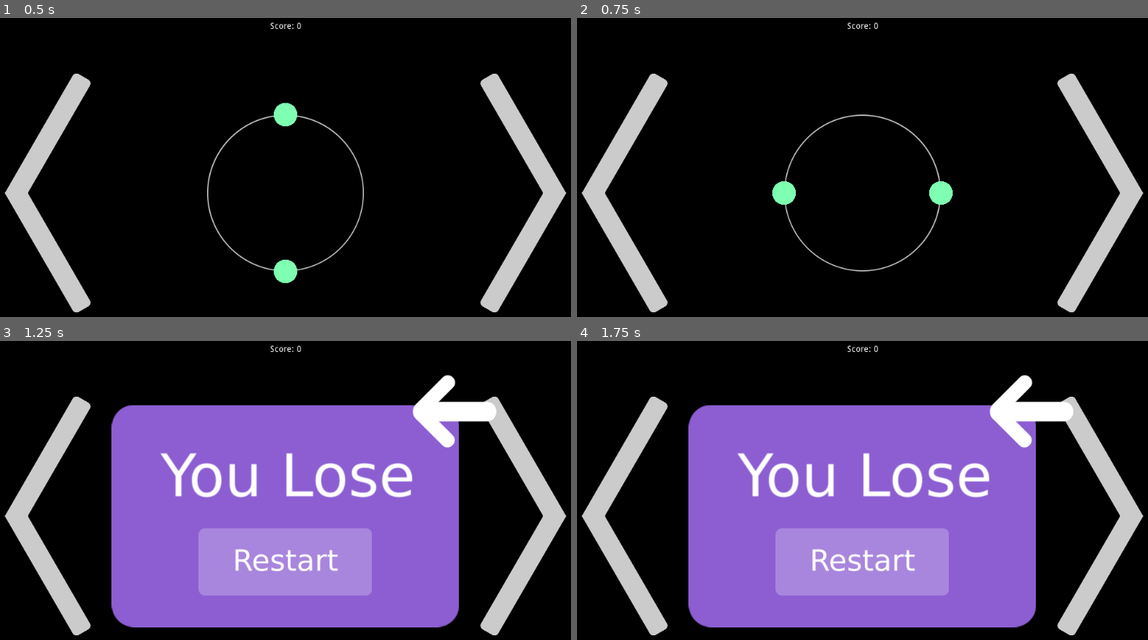
Above: before the commit, frames 1-4 (two rows, left to right).
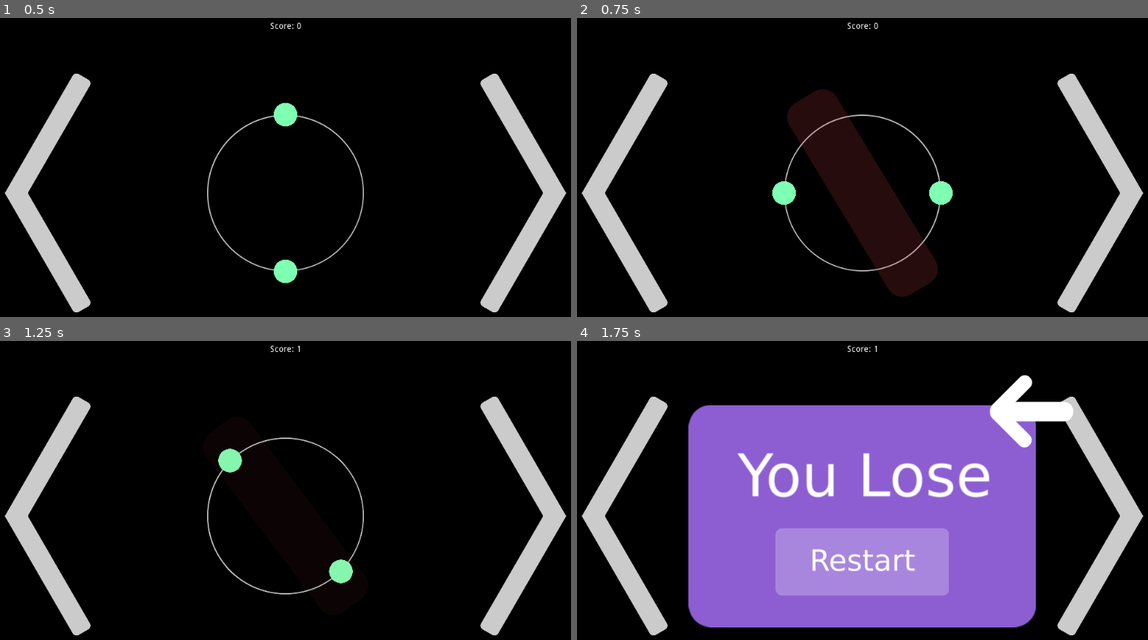
Above: after the commit, the same moments.

Repository: SamaStolbanutost/balls-n-shields
Game: Godot game, scene res://scenes/gameplay.tscn
Two runs of this game, one before a commit and one after it. Both use one fixed random seed, a clock stepped at 60 frames per second and the inputs below. This scene is started directly instead of the project's main scene. Sound files missing from this copy of the repository are replaced by a short silence.
Inputs:
- Up to frame 1 (0.5 s): no input
- Up to frame 2 (0.75 s): tap Enter at 0.5 s; hold Right (ui_right) from 0.53 s (still down)
- Up to frame 3 (1.25 s): keep holding Right (ui_right)
- Up to frame 4 (1.75 s): release Right (ui_right) at 1.28 s; hold Left (ui_left) from 1.28 s (still down)

Frame 1 is identical in both runs. In frame 2, 7.0% of the frame differs, in the area x 36-64%, y 23-94%; in frame 3, 46%, in the area x 19-87%, y 1-96%; in frame 4, less than 0.1%.

Commit message:
Sounds, Bugfix

Diff:
--- a/global_parameters.gd
+++ b/global_parameters.gd
@@ -4,4 +4,12 @@
 var _game = true # is playing now, or losed
 var speed = 0.5
 var movespeed = 2000
-var game_mode = "bc"
+var game_mode = "lr"
+
+# Sounds & music
+var laser_pre_sound = load("res://sounds/laser_pre.wav")
+var laser_sound = load("res://sounds/laser.wav")
+var balls_pre_sound = load("res://sounds/balls_pre.wav")
+var balls_sound = load("res://sounds/balls.wav")
+var death_sound = load("res://sounds/death.wav")
+var select_sound = load("res://sounds/select.wav")
--- a/project.godot
+++ b/project.godot
@@ -29,6 +29,10 @@
 window/stretch/mode="viewport"
 window/stretch/aspect="keep"
 
+[input_devices]
+
+pointing/emulate_touch_from_mouse=true
+
 [physics]
 
 common/enable_pause_aware_picking=true
--- a/scenes/gamemode_selection.tscn
+++ b/scenes/gamemode_selection.tscn
@@ -9,6 +9,7 @@
 [ext_resource path="res://sprites/go_back.png" type="Texture" id=7]
 [ext_resource path="res://scripts/triangle_generator.gd" type="Script" id=8]
 [ext_resource path="res://sprites/ball_crush.png" type="Texture" id=9]
+[ext_resource path="res://sounds/select.wav" type="AudioStream" id=10]
 
 [node name="Node2D" type="Node2D"]
 script = ExtResource( 3 )
@@ -35,12 +36,12 @@
 "_edit_use_anchors_": false
 }
 
-[node name="lr_button2" type="TouchScreenButton" parent="."]
+[node name="bc_button" type="TouchScreenButton" parent="."]
 position = Vector2( 409.6, 340 )
 scale = Vector2( 0.2, 0.2 )
 normal = ExtResource( 9 )
 
-[node name="Label" type="Label" parent="lr_button2"]
+[node name="Label" type="Label" parent="bc_button"]
 margin_top = 1024.0
 margin_right = 220.0
 margin_bottom = 1049.0
@@ -96,8 +97,11 @@
 position = Vector2( 200, 40 )
 normal = ExtResource( 7 )
 
+[node name="AudioStreamPlayer" type="AudioStreamPlayer" parent="."]
+stream = ExtResource( 10 )
+
 [connection signal="released" from="lr_button" to="." method="laser_room"]
-[connection signal="released" from="lr_button2" to="." method="ball_crush"]
+[connection signal="released" from="bc_button" to="." method="ball_crush"]
 [connection signal="released" from="choose_diff/hard_mode" to="." method="hard_mode"]
 [connection signal="released" from="choose_diff/easy_mode" to="." method="easy_mode"]
 [connection signal="released" from="choose_diff/close" to="." method="close_diff_choose"]
--- a/scenes/gameplay.tscn
+++ b/scenes/gameplay.tscn
@@ -92,9 +92,11 @@
 position = Vector2( 720, 70 )
 normal = ExtResource( 11 )
 
+[node name="AudioStreamPlayer" type="AudioStreamPlayer" parent="."]
+
 [connection signal="pressed" from="turn-right" to="player" method="turn_right_pressed"]
 [connection signal="released" from="turn-right" to="player" method="turn_right_released"]
 [connection signal="pressed" from="turn-left" to="player" method="turn_left_pressed"]
 [connection signal="released" from="turn-left" to="player" method="turn_left_released"]
 [connection signal="released" from="lose/restart_button" to="player" method="restart_game"]
-[connection signal="released" from="lose/go_back_button" to="." method="go_back"]
+[connection signal="released" from="lose/go_back_button" to="player" method="go_back"]
--- a/scenes/main_menu.tscn
+++ b/scenes/main_menu.tscn
@@ -1,9 +1,10 @@
-[gd_scene load_steps=5 format=2]
+[gd_scene load_steps=6 format=2]
 
 [ext_resource path="res://sprites/backgroud.png" type="Texture" id=1]
 [ext_resource path="res://sprites/main_menu/play.png" type="Texture" id=2]
 [ext_resource path="res://scripts/main_menu.gd" type="Script" id=3]
 [ext_resource path="res://sprites/main_menu/settings.png" type="Texture" id=4]
+[ext_resource path="res://sounds/select.wav" type="AudioStream" id=5]
 
 [node name="Node2D" type="Node2D"]
 script = ExtResource( 3 )
@@ -22,4 +23,8 @@
 scale = Vector2( 0.2, 0.2 )
 normal = ExtResource( 4 )
 
+[node name="AudioStreamPlayer" type="AudioStreamPlayer" parent="."]
+stream = ExtResource( 5 )
+
 [connection signal="released" from="play_button" to="." method="play"]
+[connection signal="released" from="settings_button" to="." method="settings"]
--- a/scripts/gamemode_selection.gd
+++ b/scripts/gamemode_selection.gd
@@ -1,27 +1,47 @@
 extends Node2D
 
+var select_sound = load("res://sounds/select.wav")
+
+func _ready():
+	$AudioStreamPlayer.stream = global.select_sound
+
 func laser_room():
+	$AudioStreamPlayer.play()
 	global.game_mode = "lr"
+	print(global.game_mode)
+	$bc_button.visible = false
+	$lr_button.visible = false
 	$choose_diff.visible = true
 
 func hard_mode():
+	$AudioStreamPlayer.play()
 	global.speed = 0.5
+	print(global.game_mode)
 	global.movespeed = 2200
 	# warning-ignore:return_value_discarded
 	get_tree().change_scene("res://scenes/gameplay.tscn")
 
 func easy_mode():
+	$AudioStreamPlayer.play()
 	global.speed = 1.5
 	global.movespeed = 1200
 	# warning-ignore:return_value_discarded
 	get_tree().change_scene("res://scenes/gameplay.tscn")
 
 func close_diff_choose():
+	$AudioStreamPlayer.play()
+	$bc_button.visible = true
+	$lr_button.visible = true
 	$choose_diff.visible = false
 
 func go_back():
+	$AudioStreamPlayer.play()
+	yield($AudioStreamPlayer, "finished")
 	get_tree().change_scene("res://scenes/main_menu.tscn")
 
 func ball_crush():
+	$AudioStreamPlayer.play()
 	global.game_mode = "bc"
+	$bc_button.visible = false
+	$lr_button.visible = false
 	$choose_diff.visible = true
--- a/scripts/generator.gd
+++ b/scripts/generator.gd
@@ -17,3 +17,4 @@
 			elif global.game_mode == "bc":
 				get_parent().add_child(objects_instance[1])
 			timer = 0
+			print(global.game_mode)
--- a/scripts/main_menu.gd
+++ b/scripts/main_menu.gd
@@ -1,4 +1,11 @@
 extends Node2D
 
+func _ready():
+	$AudioStreamPlayer.stream = global.select_sound
+
 func play():
+	$AudioStreamPlayer.play()
 	get_tree().change_scene("res://scenes/gamemode_selection.tscn")
+
+func settings():
+	$AudioStreamPlayer.play()
--- a/scripts/objects.gd
+++ b/scripts/objects.gd
@@ -8,10 +8,13 @@
 	$".".global_position = get_parent().get_node("generator").global_position
 	$".".rotation_degrees = random_number
 	if global.game_mode == "lr":
+		$"../AudioStreamPlayer".stream = global.laser_pre_sound
 		$".".modulate.a = 0
 	elif global.game_mode == "bc":
+		$"../AudioStreamPlayer".stream = global.balls_pre_sound
 		$ball.transform.origin.y *= 4.0
 		$another_ball.transform.origin.y *= 4.0
+	$"../AudioStreamPlayer".play()
 
 func _physics_process(delta):
 	timer += delta
@@ -23,10 +26,14 @@
 				$".".modulate.a = timer / 2
 		if timer >= global.speed:
 			if $laser/laser_collision.get_overlapping_bodies() != []:
+				$"../AudioStreamPlayer".stream = global.death_sound
+				$"../AudioStreamPlayer".play()
 				global._game = false
 				$"../lose".visible = true
 				$".".queue_free()
 			else:
+				$"../AudioStreamPlayer".stream = global.laser_sound
+				$"../AudioStreamPlayer".play()
 				global.score += 1
 				$".".queue_free()
 	elif global.game_mode == "bc":
@@ -34,10 +41,14 @@
 		$"another_ball".transform.origin.y -= delta * global.movespeed
 
 func ball_crush(area):
+	$"../AudioStreamPlayer".stream = global.balls_sound
+	$"../AudioStreamPlayer".play()
 	global.score += 1
 	$".".queue_free()
 
 func shield_crush(body):
+	$"../AudioStreamPlayer".stream = global.death_sound
+	$"../AudioStreamPlayer".play()
 	global._game = false
 	$"../lose".visible = true
 	$".".queue_free()
--- a/scripts/player.gd
+++ b/scripts/player.gd
@@ -24,11 +24,17 @@
 			$".".rotation_degrees += speed
 
 func restart_game():
+	$"../AudioStreamPlayer".stream = global.select_sound
+	$"../AudioStreamPlayer".play()
+	yield($"../AudioStreamPlayer", "finished")
 	global.score = 0
 	global._game = true
 	get_tree().reload_current_scene()
 
 func go_back():
+	$"../AudioStreamPlayer".stream = global.select_sound
+	$"../AudioStreamPlayer".play()
+	yield($"../AudioStreamPlayer", "finished")
 	global.score = 0
 	global._game = true
 	get_tree().change_scene("res://scenes/gamemode_selection.tscn")
Not shown, changed: export_presets.cfg
Not shown: 1 places in scenes/gamemode_selection.tscn that only renumber resources
Not shown, added: sounds/balls.wav.import
Not shown, added: sounds/balls_pre.wav.import
Not shown, added: sounds/death.wav.import
Not shown, added: sounds/laser.wav.import
Not shown, added: sounds/laser_pre.wav.import
Not shown, added: sounds/select.wav.import
Not shown, added: export/android/bns-build-alpha0.0.8-arm.apk
Not shown, added: export/android/bns-build-alpha0.0.8-arm.apk.idsig
Not shown, added: sounds/balls.wav
Not shown, added: sounds/balls_pre.wav
(and 4 more such lines)
